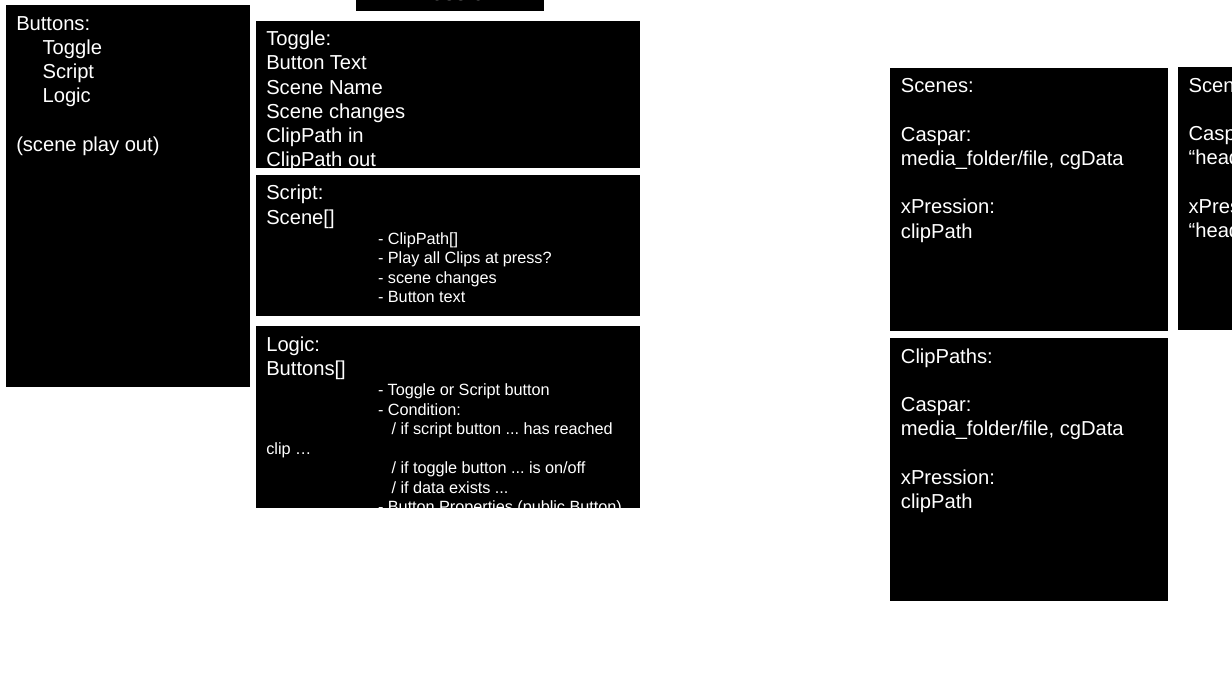
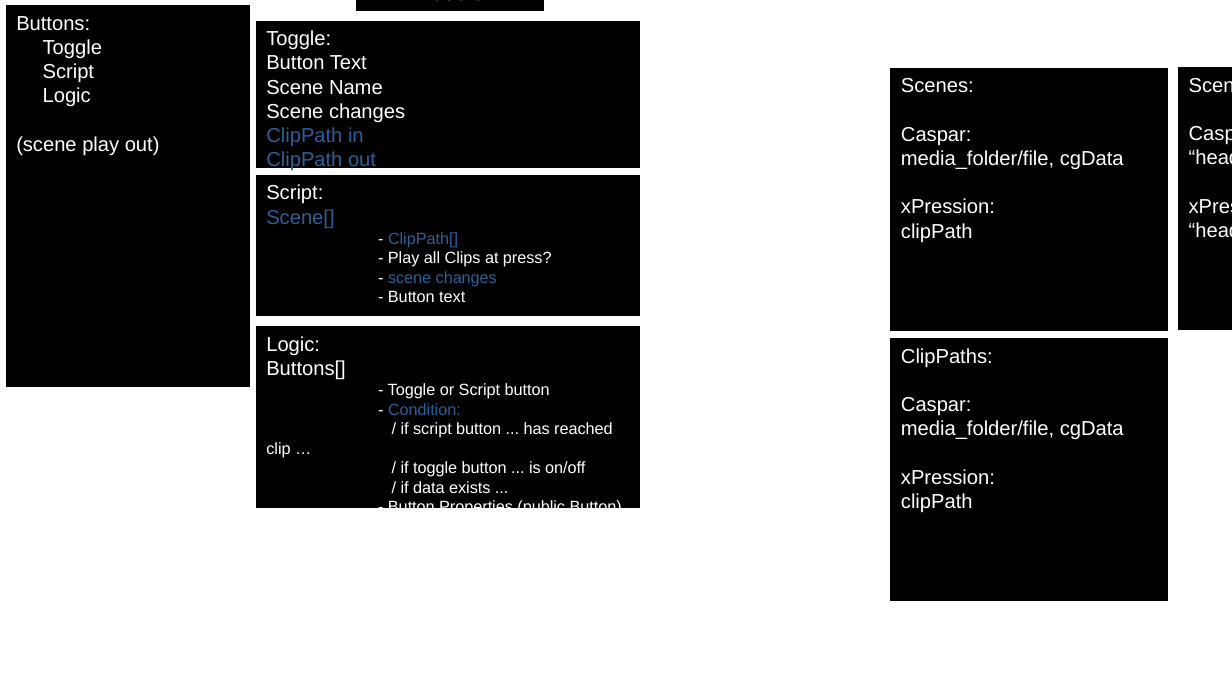
Before and after one commit to Uviloc/Operators_Solution, a slide deck: slide 7 of Connection/Uncompiled_Files/Project Structure.odp. Drawn at 1232x693 pixels with LibreOffice and Linux fonts; fonts in the diff are those of the drawing. Boxes give left, top, right and bottom in pixels: in the first picture for what was removed or moved away, otherwise in the second. Text is boxed around its words. In the diff, an @@ line names an element or a change of style, - is before the commit and + after.

```diff
--- a/Connection/Uncompiled_Files/Project Structure.odp
+++ b/Connection/Uncompiled_Files/Project Structure.odp
@@ text in rectangle at bbox=[266, 127, 376, 172]: text colour #FFFFFF to #2A6099 in "ClipPath in", "ClipPath out" @@
@@ text in rectangle at bbox=[266, 209, 497, 287]: text colour #FFFFFF to #2A6099 in "Scene[]", "ClipPath[]", "scene changes" @@
@@ text in rectangle at bbox=[388, 403, 461, 415]: text colour #FFFFFF to #2A6099 in "Condition:" @@
```
Also in this commit, not shown: 2 slides added, 19 other files.
